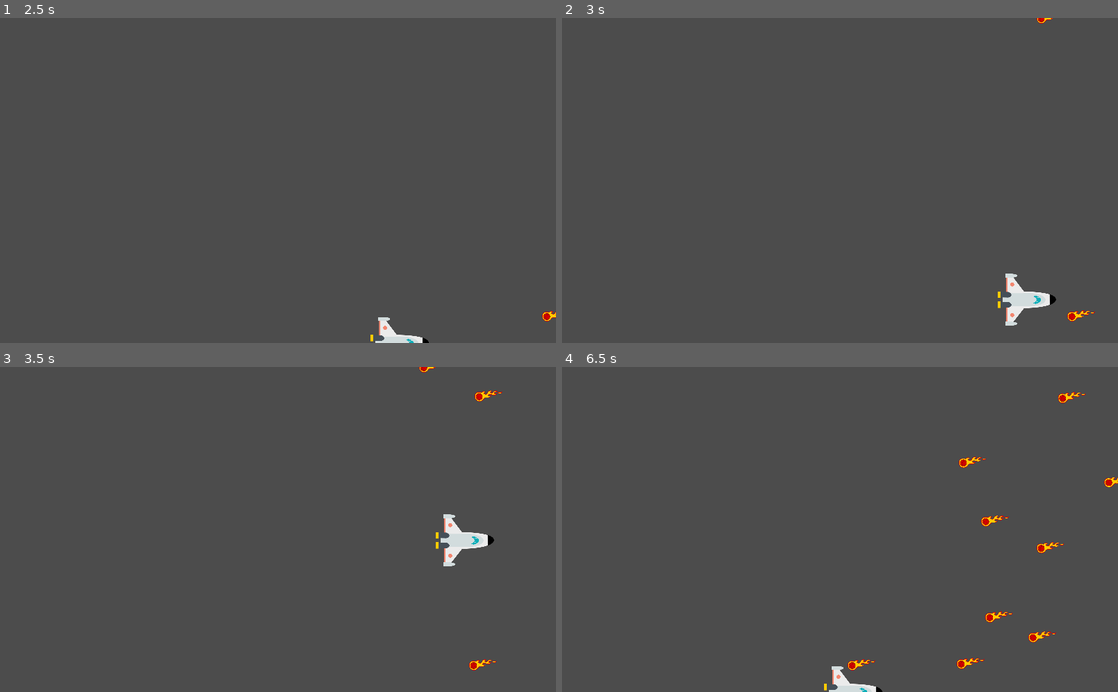
Above: before the commit, frames 1-4 (two rows, left to right).
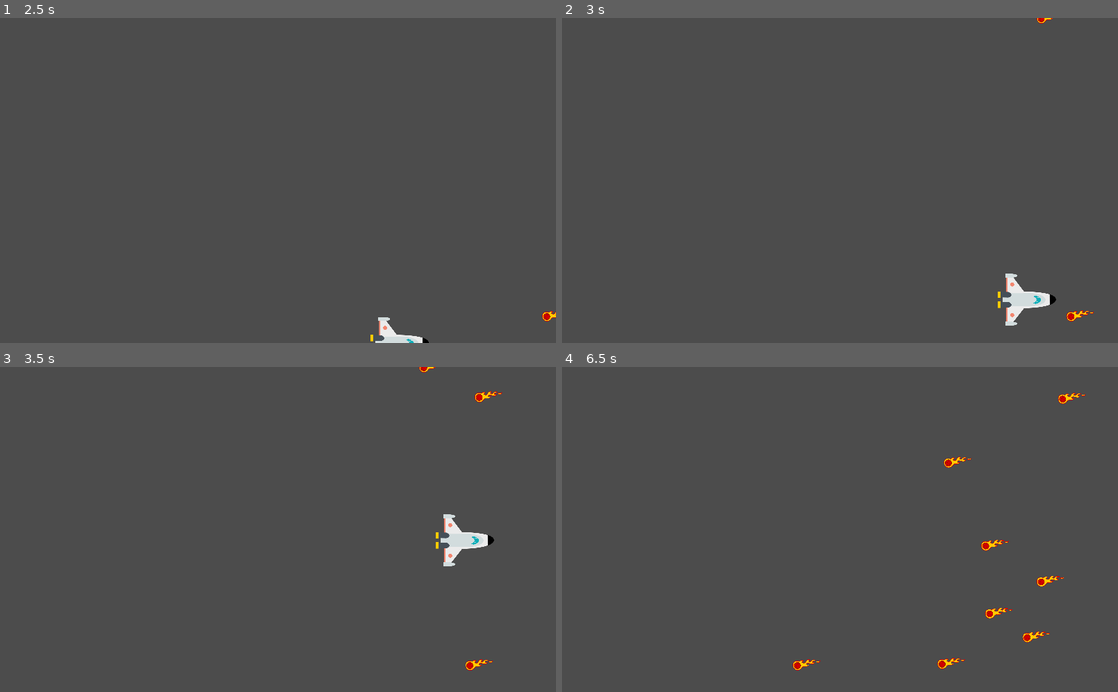
Above: after the commit, the same moments.

Repository: ant003/Space-Learning
Game: Godot game, scene res://scenes/Main.tscn
The game is run twice, just before and just after one commit, with the same random seed, the same clock (stepped at 60 frames per second) and the same inputs.
Inputs:
- Up to frame 1 (2.5 s): tap Enter at 0.5 s; hold Right (ui_right) 0.53-1.28 s; hold Down (ui_down) 1.28-2.03 s; hold Right (ui_right) from 2.03 s (still down)
- Up to frame 2 (3 s): release Right (ui_right) at 2.78 s; hold Up (ui_up) from 2.78 s (still down)
- Up to frame 3 (3.5 s): keep holding Up (ui_up)
- Up to frame 4 (6.5 s): release Up (ui_up) at 3.53 s; hold Left (ui_left) 3.53-5.03 s; hold Down (ui_down) 5.03-5.78 s; hold Right (ui_right) from 5.78 s (still down)

Frame 1 is identical in both runs. In frame 2, less than 0.1% of the frame differs, in the area x 90-96%, y 89-94%; in frame 3, 0.1%; in frame 4, 1.4%, in the area x 41-100%, y 7-100%.

Commit message:
meteor physics changed to 0 friction so it does't stops until reach screen border

Diff:
--- a/scenes/Main.tscn
+++ b/scenes/Main.tscn
@@ -29,8 +29,7 @@
 curve = SubResource( 1 )
 
 [node name="MobSpawnLocation" type="PathFollow2D" parent="MobPath"]
-position = Vector2( 1024, 0 )
-rotation = 1.57083
+position = Vector2( 768, 0 )
 
 [connection signal="hit" from="Player" to="." method="gamer_over"]
 [connection signal="timeout" from="MobTimer" to="." method="_on_MobTimer_timeout"]
--- a/scenes/Mob.tscn
+++ b/scenes/Mob.tscn
@@ -1,7 +1,10 @@
-[gd_scene load_steps=5 format=2]
+[gd_scene load_steps=6 format=2]
 
 [ext_resource path="res://assets/meteor.png" type="Texture" id=1]
 [ext_resource path="res://scripts/Mob.gd" type="Script" id=2]
+
+[sub_resource type="PhysicsMaterial" id=3]
+friction = 0.0
 
 [sub_resource type="SpriteFrames" id=1]
 animations = [ {
@@ -16,7 +19,9 @@
 
 [node name="RigidBody2D" type="RigidBody2D"]
 collision_mask = 0
+physics_material_override = SubResource( 3 )
 gravity_scale = 0.0
+linear_damp = 0.0
 script = ExtResource( 2 )
 __meta__ = {
 "_edit_group_": true
